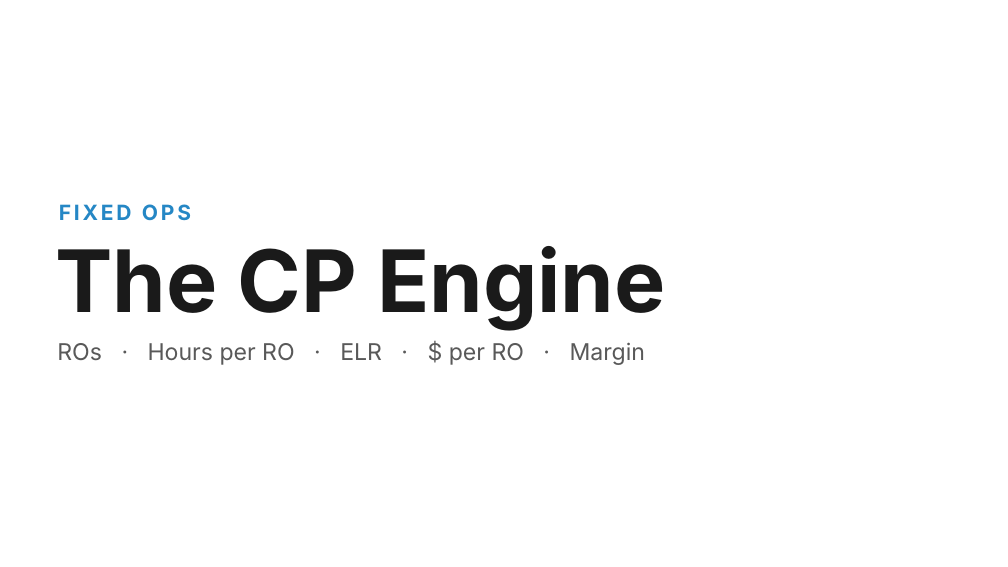
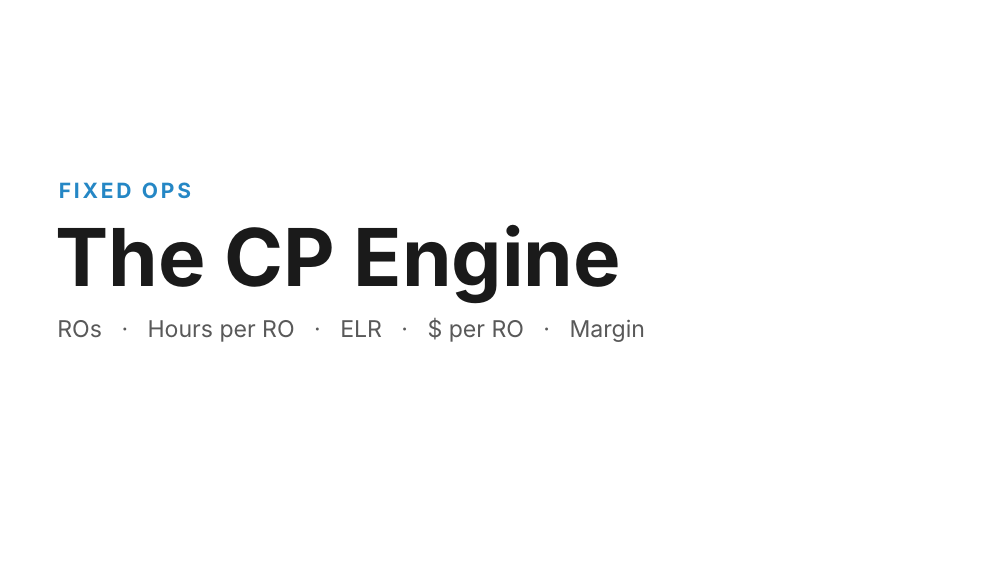
Before and after one commit to Ndresner/Noah, a slide deck: slide 1 of day2-deck/decks/The CP Engine - House Style.pptx. Drawn at 1008x567 pixels with LibreOffice and Linux fonts; fonts in the diff are those of the drawing. Boxes give left, top, right and bottom in pixels: in the first picture for what was removed or moved away, otherwise in the second. Text is boxed around its words. In the diff, an @@ line names an element or a change of style, - is before the commit and + after.

```diff
--- a/day2-deck/decks/The CP Engine - House Style.pptx
+++ b/day2-deck/decks/The CP Engine - House Style.pptx
@@ text "FIXED OPS": place and size @@
-text "FIXED OPS" at <box>59,204,191,220</box>
+text "FIXED OPS" at <box>59,182,191,198</box>
@@ text "The CP Engine": place and size @@
-text "The CP Engine" at <box>55,246,665,330</box>
+text "The CP Engine" at <box>55,224,621,302</box>
@@ text "The CP Engine" at <box>55,224,621,302</box>: size 82 to 76 pt @@
@@ text "ROs · Hours per RO ...": place and size @@
-text "ROs · Hours per RO ..." at <box>57,342,645,365</box>
+text "ROs · Hours per RO ..." at <box>57,319,645,342</box>
```
Also in this commit, not shown: 23 other slides changed, 4 slides added, 3 slides removed, 45 other files.
